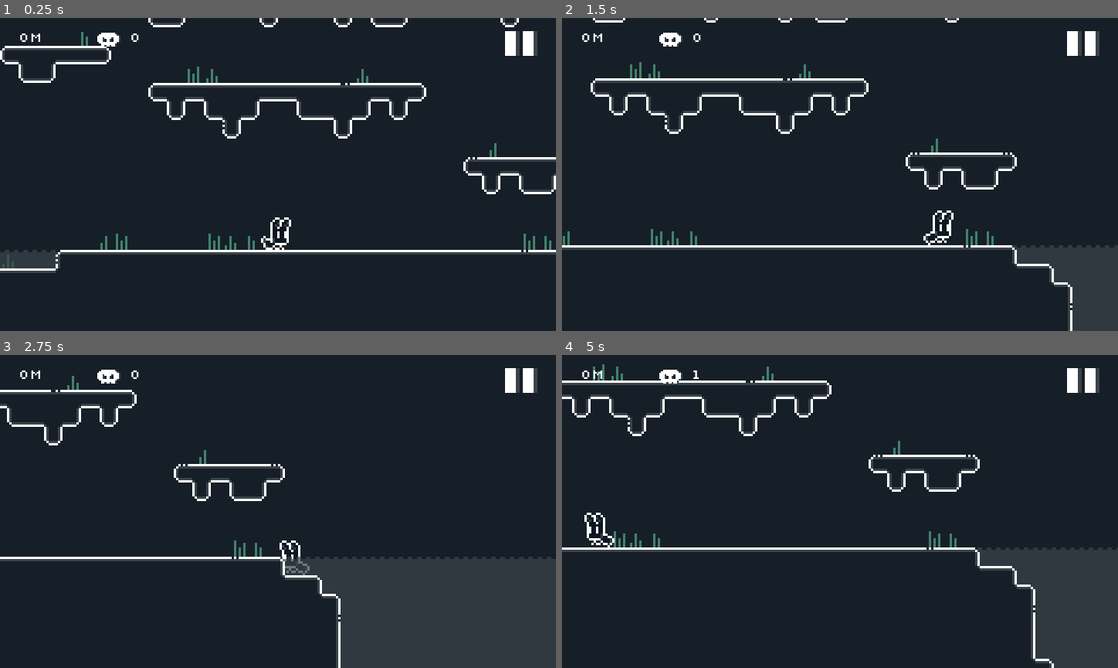
Above: before the commit, frames 1-4 (two rows, left to right).
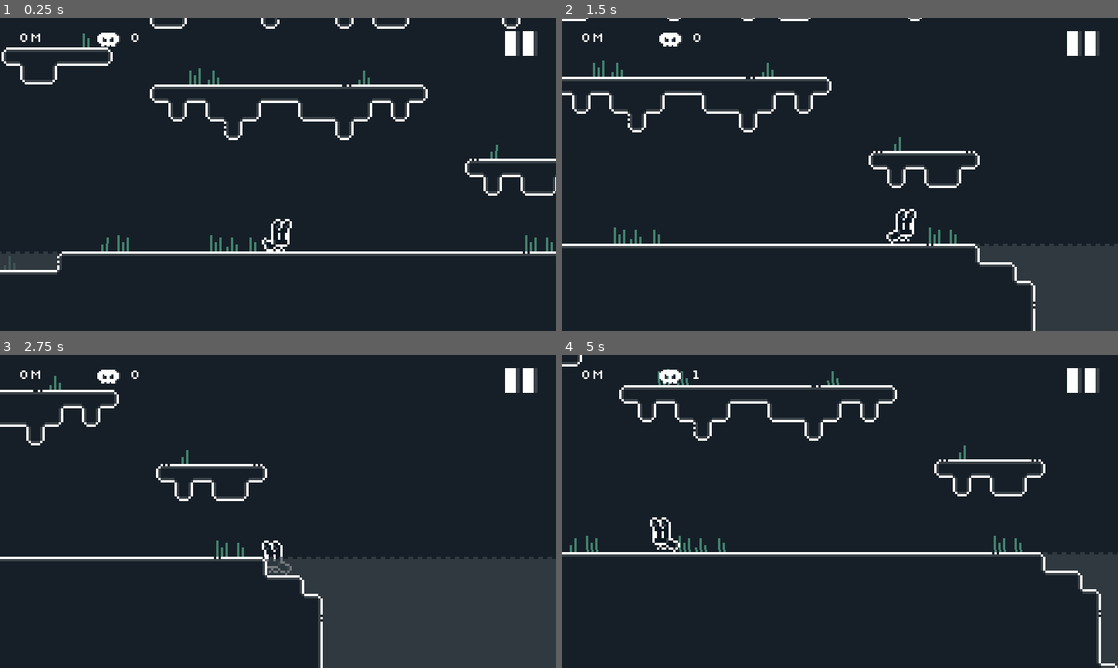
Above: after the commit, the same moments.

Repository: adityarahmanda/RabvantureGodot
Game: Godot game, scene res://Scenes/Game.tscn
The game is run twice, just before and just after one commit, with the same random seed, the same clock (stepped at 60 frames per second) and the same inputs.
Inputs:
- Up to frame 1 (0.25 s): no input
- Up to frame 2 (1.5 s): hold Right (ui_right) from 0.53 s (still down); tap Space (ui_select) at 0.77 s
- Up to frame 3 (2.75 s): tap Space (ui_select) at 1.52 s; release Right (ui_right) at 2.03 s; hold Left (ui_left) from 2.03 s (still down)
- Up to frame 4 (5 s): release Left (ui_left) at 2.78 s; hold Right (ui_right) 2.78-4.28 s; tap Space (ui_select) at 3.02, 3.77, 4.52 s; hold Left (ui_left) from 4.28 s (still down)

The runs differ from the first frame. In frame 1, 5.9% of the frame differs, in the area x 0-100%, y 0-82%; in frame 2, 8.2%; in frame 3, 3.7%; in frame 4, 13%, in the area x 0-100%, y 0-100%.

Commit message:
update rabbit animation

Diff:
--- a/Components/Entities/Player.tscn
+++ b/Components/Entities/Player.tscn
@@ -25,7 +25,7 @@
 
 [sub_resource type="Animation" id="Animation_7kmth"]
 resource_name = "Idle"
-length = 0.5
+length = 0.6
 loop_mode = 1
 step = 0.05
 tracks/0/type = "value"
@@ -35,7 +35,7 @@
 tracks/0/interp = 1
 tracks/0/loop_wrap = true
 tracks/0/keys = {
-"times": PackedFloat32Array(0, 0.25),
+"times": PackedFloat32Array(0, 0.3),
 "transitions": PackedFloat32Array(1, 1),
 "update": 1,
 "values": [0, 1]
@@ -55,23 +55,6 @@
 "transitions": PackedFloat32Array(1, 1),
 "update": 1,
 "values": [3, 5]
-}
-
-[sub_resource type="Animation" id="Animation_mvh8r"]
-resource_name = "ChargeJumpingIdle"
-length = 0.5
-step = 0.05
-tracks/0/type = "value"
-tracks/0/imported = false
-tracks/0/enabled = true
-tracks/0/path = NodePath("Sprite2D:frame")
-tracks/0/interp = 1
-tracks/0/loop_wrap = true
-tracks/0/keys = {
-"times": PackedFloat32Array(0, 0.25),
-"transitions": PackedFloat32Array(1, 1),
-"update": 1,
-"values": [1, 2]
 }
 
 [sub_resource type="Animation" id="Animation_082l0"]
@@ -107,12 +90,48 @@
 "values": [3, 4, 5, 6]
 }
 
+[sub_resource type="Animation" id="Animation_mvh8r"]
+resource_name = "ChargeJumpingIdle"
+length = 0.4
+loop_mode = 1
+step = 0.05
+tracks/0/type = "value"
+tracks/0/imported = false
+tracks/0/enabled = true
+tracks/0/path = NodePath("Sprite2D:frame")
+tracks/0/interp = 1
+tracks/0/loop_wrap = true
+tracks/0/keys = {
+"times": PackedFloat32Array(0, 0.1, 0.2, 0.3),
+"transitions": PackedFloat32Array(1, 1, 1, 1),
+"update": 1,
+"values": [7, 8, 9, 10]
+}
+
+[sub_resource type="Animation" id="Animation_tbcj2"]
+resource_name = "PrepareJump"
+length = 0.6
+loop_mode = 1
+tracks/0/type = "value"
+tracks/0/imported = false
+tracks/0/enabled = true
+tracks/0/path = NodePath("Sprite2D:frame")
+tracks/0/interp = 1
+tracks/0/loop_wrap = true
+tracks/0/keys = {
+"times": PackedFloat32Array(0, 0.3),
+"transitions": PackedFloat32Array(1, 1),
+"update": 1,
+"values": [1, 2]
+}
+
 [sub_resource type="AnimationLibrary" id="AnimationLibrary_ur0y1"]
 _data = {
 "Fall": SubResource("Animation_byq22"),
 "Idle": SubResource("Animation_7kmth"),
 "Jump": SubResource("Animation_ooeke"),
-"PrepareJump": SubResource("Animation_mvh8r"),
+"PrepareJump": SubResource("Animation_tbcj2"),
+"PrepareJumpWalk": SubResource("Animation_mvh8r"),
 "RESET": SubResource("Animation_082l0"),
 "Walk": SubResource("Animation_6663p")
 }
@@ -128,7 +147,7 @@
 texture = ExtResource("2_jvgrc")
 offset = Vector2(0.5, 0)
 hframes = 4
-vframes = 2
+vframes = 3
 frame = 6
 
 [node name="CollisionShape2D" type="CollisionShape2D" parent="."]
--- a/Scenes/Game.tscn
+++ b/Scenes/Game.tscn
@@ -31,10 +31,10 @@
 limit_right = 500
 limit_bottom = 80
 position_smoothing_enabled = true
-position_smoothing_speed = 8.0
+position_smoothing_speed = 12.0
 drag_horizontal_enabled = true
-drag_left_margin = 0.1
-drag_right_margin = 0.1
+drag_left_margin = 0.0
+drag_right_margin = 0.0
 editor_draw_limits = true
 editor_draw_drag_margin = true
 script = ExtResource("3_lbwio")
--- a/Scripts/Player/PlayerAnimation.gd
+++ b/Scripts/Player/PlayerAnimation.gd
@@ -11,7 +11,7 @@
 func handle_animation() -> void:
 	if (player.is_on_floor()):
 		if player.is_prepare_jump:
-			currentAnimation = "PrepareJump"
+			currentAnimation = "PrepareJumpWalk" if player.direction else "PrepareJump"
 		else:
 			currentAnimation = "Walk" if player.direction else "Idle"
 	else:
Not shown: 1 places in Components/Entities/Player.tscn that only renumber resources
Binary file changed: Sprites/rabbit.png
